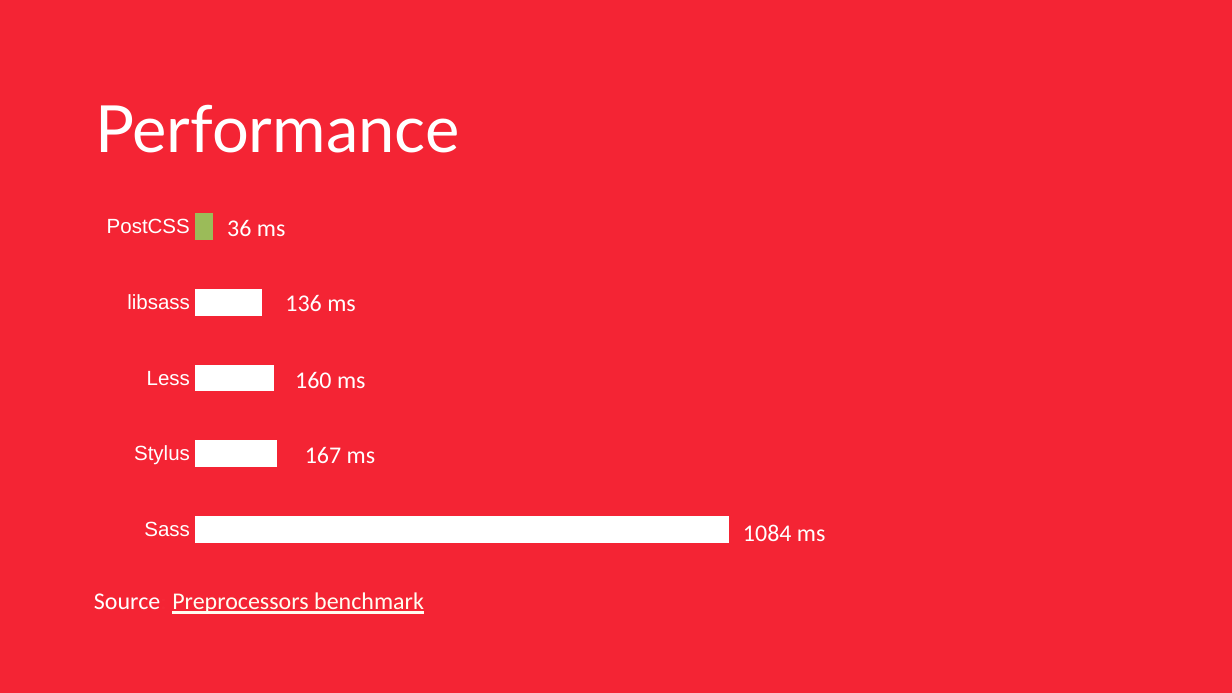
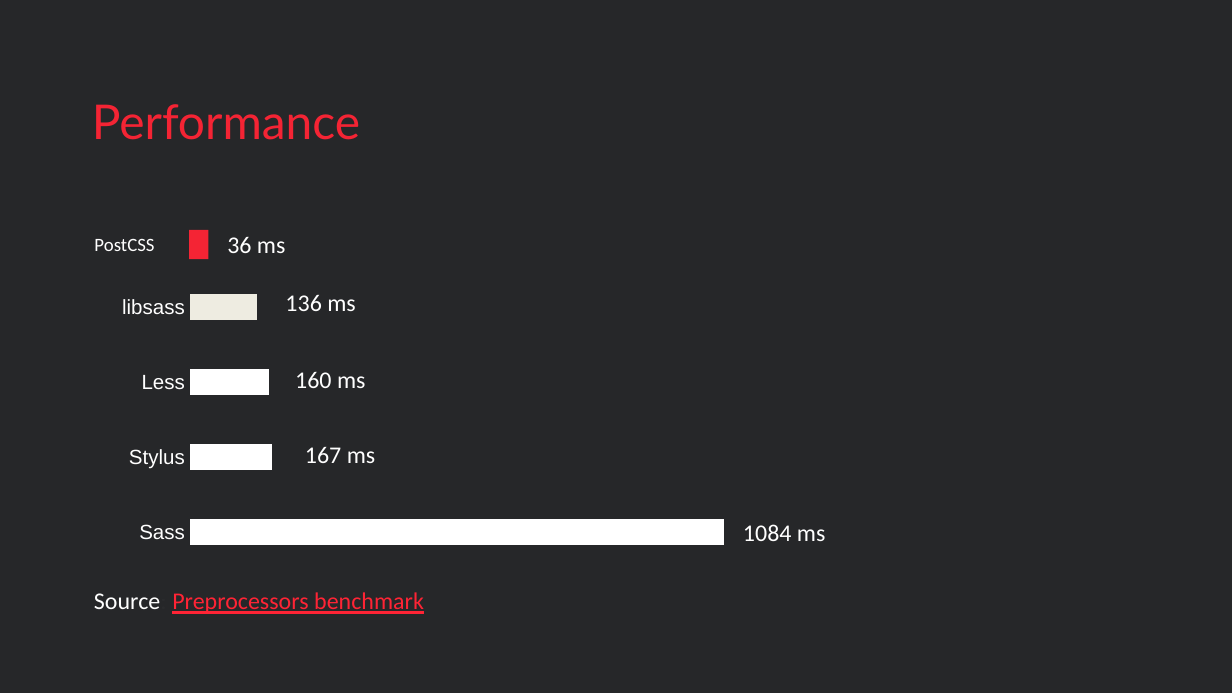
Before and after one commit to mihaeltomic/postcss-presentation, a slide deck: slide 3 of PostCSS.pptx (slide 6 before the commit). Drawn at 1232x693 pixels with LibreOffice and Linux fonts; fonts in the diff are those of the drawing; background and template pictures are left out. Boxes give left, top, right and bottom in pixels: in the first picture for what was removed or moved away, otherwise in the second. Text is boxed around its words. In the diff, an @@ line names an element or a change of style, - is before the commit and + after.

Commit message:
PPT Changes

```diff
--- a/PostCSS.pptx
+++ b/PostCSS.pptx
@@ rectangle at bbox=[0, 0, 1232, 692]: fill #F42434 to #262729 @@
@@ title "Performance" at bbox=[92, 104, 360, 140]: size 38 to 28 pt, text colour #FFFFFF to #F42434 @@
@@ text added at bbox=[94, 239, 154, 251], 11 pt, text #FFFFFF @@
+PostCSS
@@ rectangle added at bbox=[190, 230, 209, 260], fill #F42434 @@
@@ text "36 ms": place and size @@
-text "36 ms" at bbox=[227, 220, 286, 236]
+text "36 ms" at bbox=[227, 237, 286, 253]
@@ bar chart at bbox=[91, 240, 790, 570] @@
-categories: PostCSS, libsass, Less, Stylus, Sass
+categories: libsass, Less, Stylus, Sass
-Series 1: 3, 13, 15, 15, 100
+Series 1: 13, 15, 15, 100
@@ plot area changed @@
@@ bar chart: place and size @@
-bar chart at bbox=[91, 153, 790, 570]
+bar chart at bbox=[91, 240, 790, 570]
@@ text "Source: Preprocessors benchmark" at bbox=[94, 592, 424, 614]: text colour #FFFCF1 to #FF2435 in "Preprocessors benchmark" @@
```
Also in this commit, not shown: 4 other slides changed.
